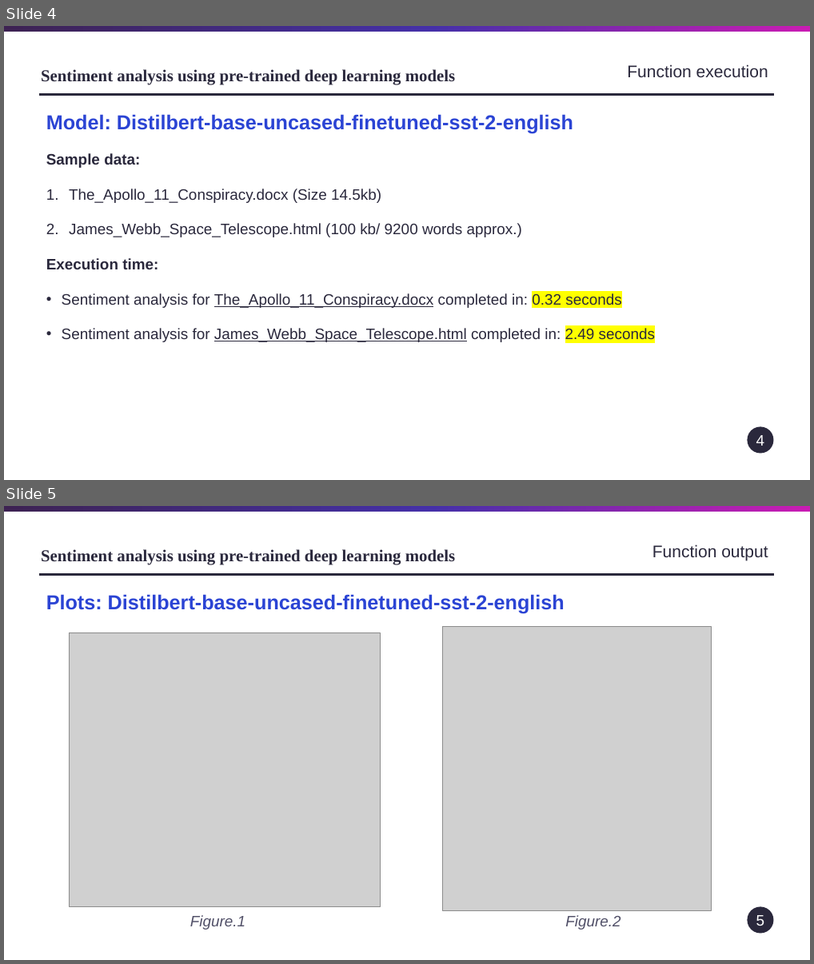
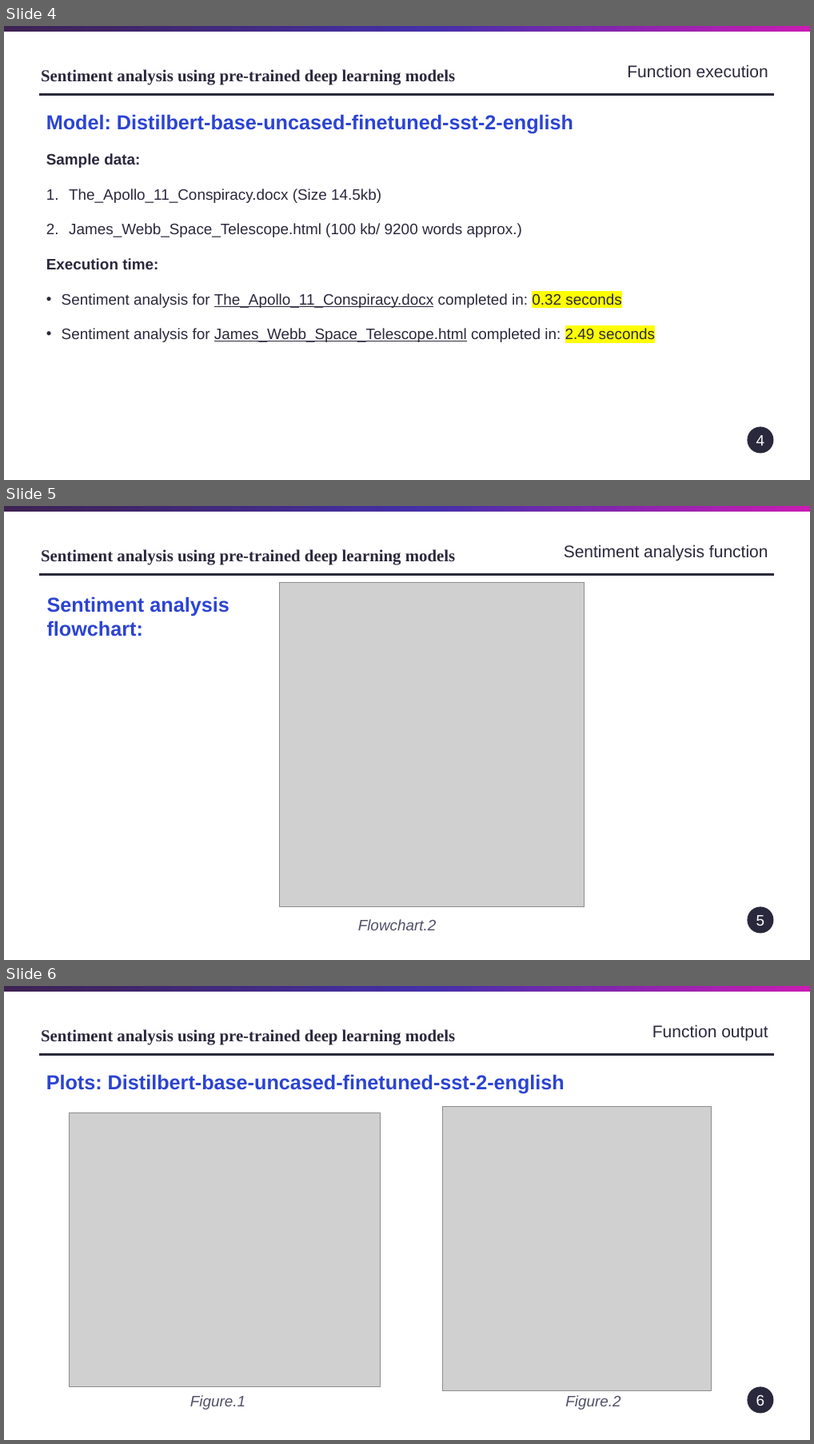
Before and after one commit to VirajOke/My-AI-Projects, a slide deck: nlp-exploration-notebooks-main/nlp-exploration-notebooks-main/Results/NLP_Toolkit.pptx. Shown one above the other, each under a label of ours: slides 4 and 5 before the commit, slides 4, 5 and 6 after it. The pictures are 814x964 and 814x1444 pixels, drawn with LibreOffice and Linux fonts; fonts in the diff are those of the drawing; grey boxes stand for pictures. Boxes give left, top, right and bottom in pixels: in the first picture for what was removed or moved away, otherwise in the second. Text is boxed around its words. In the diff, an @@ line names an element or a change of style, - is before the commit and + after.

```diff
--- a/nlp-exploration-notebooks-main/nlp-exploration-notebooks-main/Results/NLP_Toolkit.pptx
+++ b/nlp-exploration-notebooks-main/nlp-exploration-notebooks-main/Results/NLP_Toolkit.pptx
@@ slide 5 added at [4,506,810,960], background #FFFFFF; not listed: 3 template elements that a slide beside it also shows @@
@@ title added at [41,549,455,565], 19.8 pt, text #2A283C, bold @@
+Sentiment analysis using pre-trained deep learning models
@@ text added at [564,544,769,560], 20 pt, text #2A283C @@
+Sentiment analysis function
@@ text added at [47,596,229,636], 24 pt, text #2B44D4, bold @@
+Sentiment analysis
+flowchart:
@@ picture added at [279,582,585,907] @@
@@ page number added at [747,907,774,933], fill #2A283C, 18 pt, text #FFFFFF @@
+5
@@ text added at [358,919,437,930], 18 pt, text #515068, italic @@
+Flowchart.2
@@ what was slide 5 is now slide 6 @@
@@ page number at [757,1395,766,1405]: text changed @@
-5
+6
```
Also in this commit, not shown: 1 slide changed, 2 other slides added.
